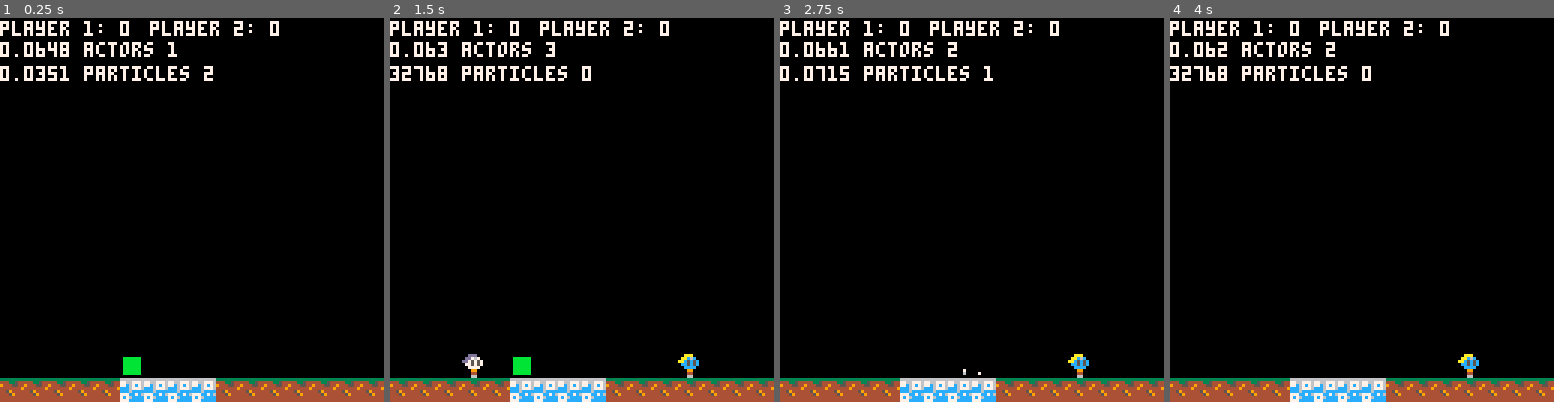
Above: before the commit, frames 1-4 (left to right).
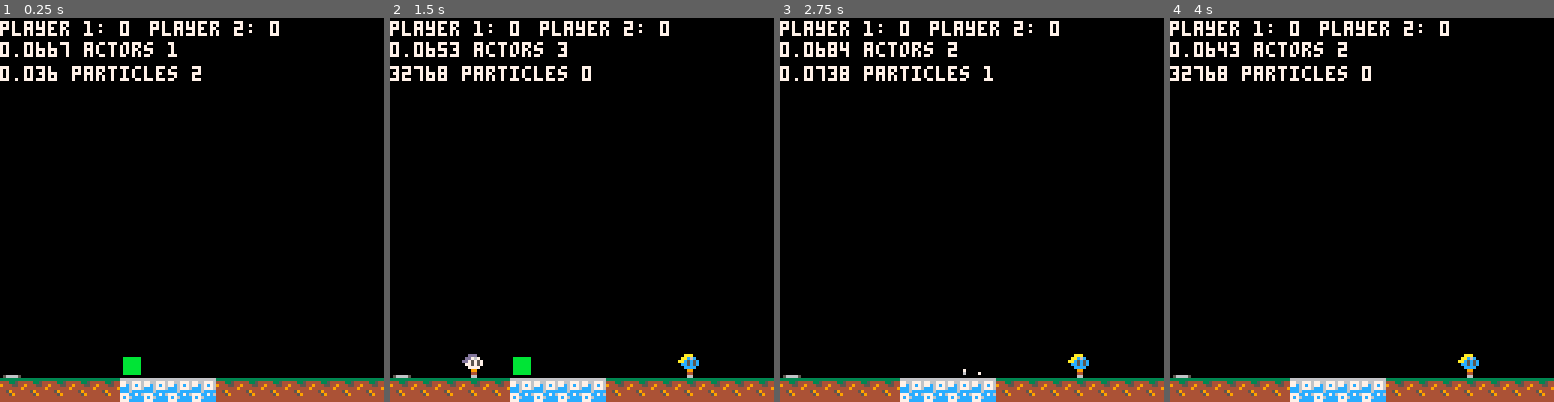
Above: after the commit, the same moments.

Repository: wesen/carts
Game: PICO-8 cartridge games/bump/bump.p8
Same seed, same stepped clock (60 frames per second), same inputs: the game is played once before the commit and once after it.
Inputs:
- Up to frame 1 (0.25 s): no input
- Up to frame 2 (1.5 s): tap X (X key) at 0.33, 1.07 s; tap O (Z key) at 0.7 s
- Up to frame 3 (2.75 s): hold Right 1.6-2.1 s; tap O (Z key) at 1.7, 2.1, 2.5 s; tap X (X key) at 1.85 s; hold Up 2.15-2.42 s; hold Right from 2.47 s (still down)
- Up to frame 4 (4 s): tap O (Z key) at 2.9, 3.3, 3.7 s; tap X (X key) at 2.97 s; release Right at 3.03 s; hold Left 3.08-3.58 s; hold Down 3.63-3.97 s

The runs differ from the first frame. In frame 1, 0.6% of the frame differs, in the area x 0-56%, y 6-94%; in frame 2, 0.6%; in frame 3, 0.2%; in frame 4, 0.6%.

Commit message:
Make spring an interactable

Diff:
--- a/games/bump/actors.lua
+++ b/games/bump/actors.lua
@@ -1,10 +1,6 @@
-actor_cnt=0
-
 cls_actor=class(function(self,pos)
  self.x=pos.x
  self.y=pos.y
- self.id=actor_cnt
- actor_cnt+=1
  self.spd_x=0
  self.spd_y=0
  self.is_solid=true
--- a/games/bump/bump.p8
+++ b/games/bump/bump.p8
@@ -43,6 +43,7 @@
 
 actors={}
 particles={}
+interactables={}
 tiles={}
 crs={}
 scores={0, 0}
@@ -423,13 +424,9 @@
 end
 
 
-actor_cnt=0
-
 cls_actor=class(function(self,pos)
  self.x=pos.x
  self.y=pos.y
- self.id=actor_cnt
- actor_cnt+=1
  self.spd_x=0
  self.spd_y=0
  self.is_solid=true
@@ -1069,11 +1066,15 @@
 spr_spring_sprung=66
 spr_spring_wound=67
 
-cls_spring=subclass(cls_actor,function(self,pos)
- cls_actor._ctr(self,pos)
- self.hitbox={x=0,y=5,dimx=8,dimy=3}
+cls_spring=class(function(self,pos)
+ add(interactables,self)
+ self.x=pos.x
+ self.y=pos.y
+ self.aax=self.x
+ self.aay=self.y+5
+ self.bbx=self.aax+8
+ self.bby=self.aay+3
  self.sprung_time=0
- self.is_solid=false
 end)
 tiles[spr_spring_sprung]=cls_spring
 
@@ -1413,6 +1414,9 @@
  for a in all(particles) do
   a:draw()
  end
+ for a in all(interactables) do
+  a:draw()
+ end
 
  local entry_length=50
  for i=0,#scores-1,1 do
@@ -1435,6 +1439,9 @@
  tick_crs()
  update_actors()
  foreach(particles, function(a)
+  a:update()
+ end)
+ foreach(interactables, function(a)
   a:update()
  end)
  update_shake()
@@ -1654,7 +1661,7 @@
 4040000000400001000100004100000000000000000000000140404000000040000000000000000000000000000000000000000000000000000000000000000000000000000000000000000000000000000000000000000000000000000000000000000000000000000000000000000000000000000000000000000000000000
 0000000000400040404000004100404000000000000040404040000000000000000000000000000000000000000000000000000000000000000000000000000000000000000000000000000000000000000000000000000000000000000000000000000000000000000000000000000000000000000000000000000000000000
 0000404000400000000000004105000000000000000000000000000000000000000000000000000000000000000000000000000000000000000000000000000000000000000000000000000000000000000000000000000000000000000000000000000000000000000000000000000000000000000000000000000000000000
-000000000040420000000000410005000570010000420000007100000001000000000001002c000000000000010000000000000000000000000000000000000000000000000000000000000000000000000000000000000000000000000000000000000000000000000000000000000000000000000000000000000000000000
+000000000040420000000000410005000570010000420000007100000001000042000001002c000000000000010000000000000000000000000000000000000000000000000000000000000000000000000000000000000000000000000000000000000000000000000000000000000000000000000000000000000000000000
 4444444444404044414141444044444041414141414141414140404040404040404040404041414141404040404040404000000000000000000000000000000000000000000000000000000000000000000000000000000000000000000000000000000000000000000000000000000000000000000000000000000000000000
 
 
--- a/games/bump/globals.lua
+++ b/games/bump/globals.lua
@@ -6,6 +6,7 @@
 
 actors={}
 particles={}
+interactables={}
 tiles={}
 crs={}
 scores={0, 0}
--- a/games/bump/main.lua
+++ b/games/bump/main.lua
@@ -14,6 +14,9 @@
  tick_crs(draw_crs)
 
  for a in all(particles) do
+  a:draw()
+ end
+ for a in all(interactables) do
   a:draw()
  end
 
@@ -40,5 +43,8 @@
  foreach(particles, function(a)
   a:update()
  end)
+ foreach(interactables, function(a)
+  a:update()
+ end)
  update_shake()
 end
--- a/games/bump/spring.lua
+++ b/games/bump/spring.lua
@@ -1,11 +1,15 @@
 spr_spring_sprung=66
 spr_spring_wound=67
 
-cls_spring=subclass(cls_actor,function(self,pos)
- cls_actor._ctr(self,pos)
- self.hitbox={x=0,y=5,dimx=8,dimy=3}
+cls_spring=class(function(self,pos)
+ add(interactables,self)
+ self.x=pos.x
+ self.y=pos.y
+ self.aax=self.x
+ self.aay=self.y+5
+ self.bbx=self.aax+8
+ self.bby=self.aay+3
  self.sprung_time=0
- self.is_solid=false
 end)
 tiles[spr_spring_sprung]=cls_spring
 
